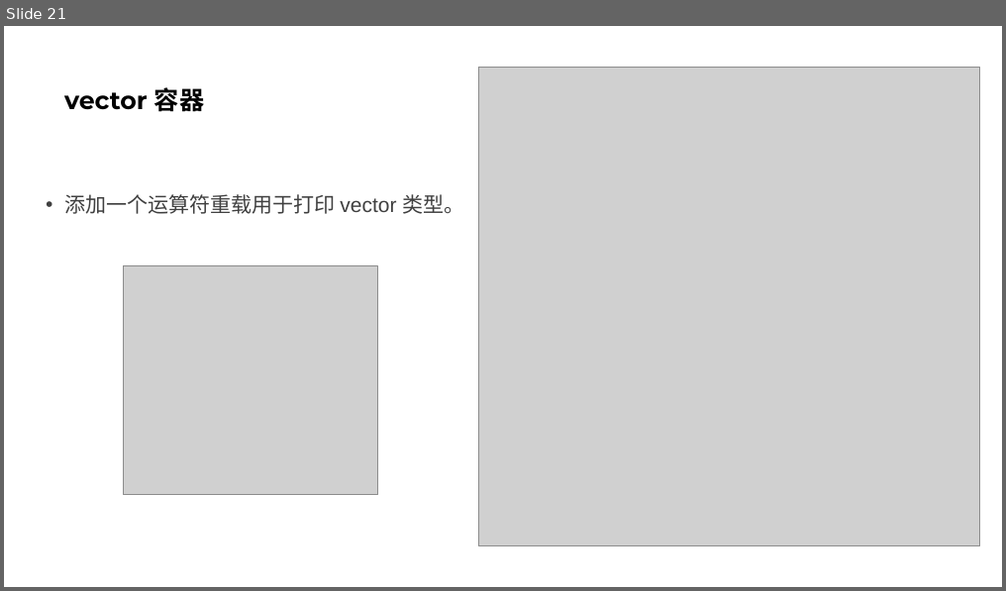
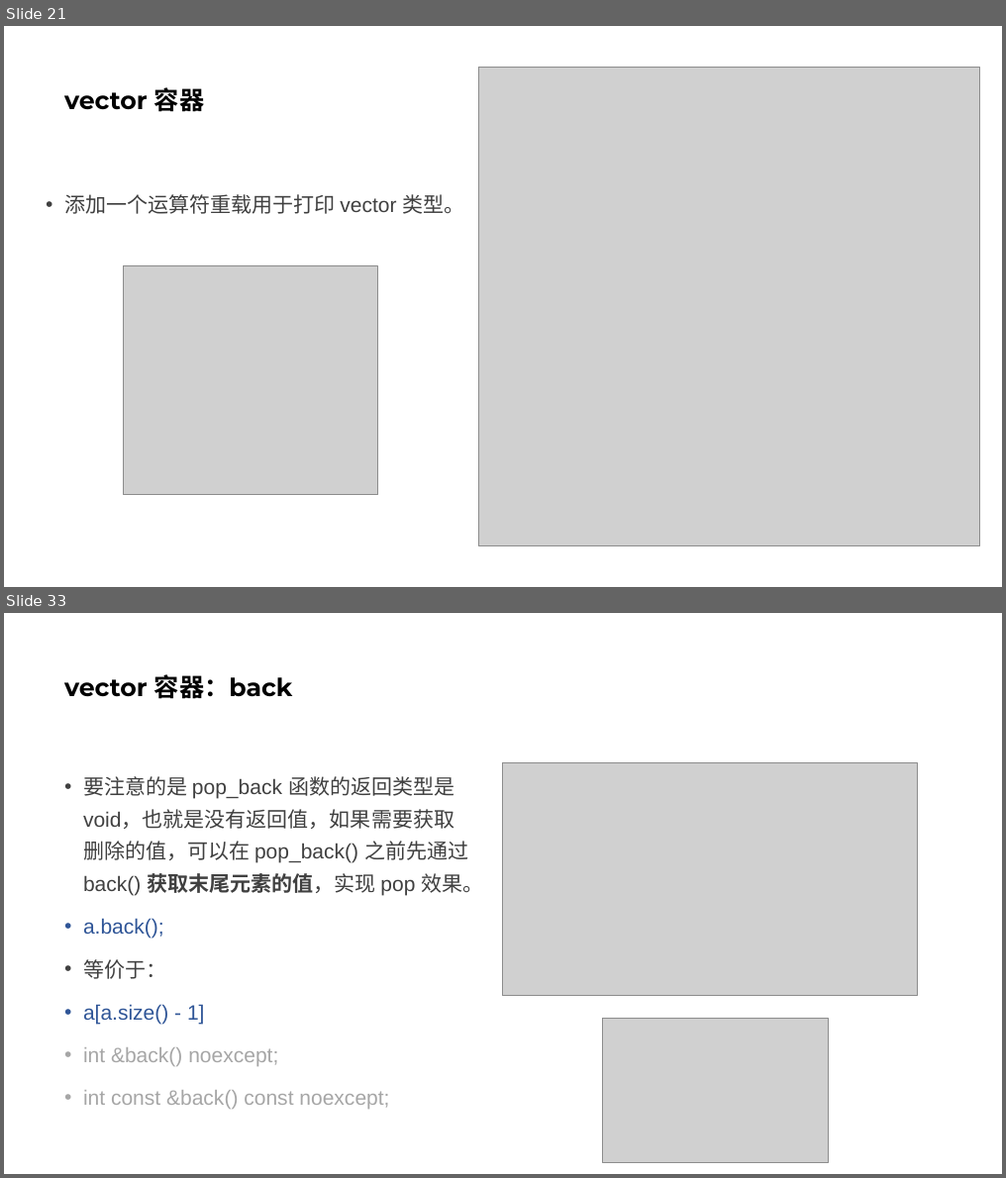
Before and after one commit to parallel101/course, a slide deck: 13/slides.pptx. Shown one above the other, each under a label of ours: slide 21 before the commit, slides 21 and 33 after it; the slides between them are not shown. The pictures are 1006x591 and 1006x1178 pixels, drawn with LibreOffice and Linux fonts; fonts in the diff are those of the drawing; grey boxes stand for pictures. Boxes give left, top, right and bottom in pixels: in the first picture for what was removed or moved away, otherwise in the second. Text is boxed around its words. In the diff, an @@ line names an element or a change of style, - is before the commit and + after.

```diff
--- a/13/slides.pptx
+++ b/13/slides.pptx
@@ slide 33 added at <box>4,613,1002,1174</box>, background #FFFFFF @@
@@ title added at <box>64,674,293,699</box>, 24 pt, text #000000, bold @@
+vector 容器：back
@@ text added at <box>83,776,483,1109</box>, 20 pt, text #404040 @@
+• 要注意的是 pop_back 函数的返回类型是 void，也就是没有返回值，如果需要获取删除的值，可以在 pop_back() 之前先通过 back() 获取末尾元素的值，实现 pop 效果。
+• a.back();
+• 等价于：
+• a[a.size() - 1]
+• int &back() noexcept;
+• int const &back() const noexcept;
@@ picture added at <box>502,762,918,996</box> @@
@@ picture added at <box>602,1018,828,1162</box> @@
```
Also in this commit, not shown: 16 slides changed, 21 other slides added, 21 other files.
